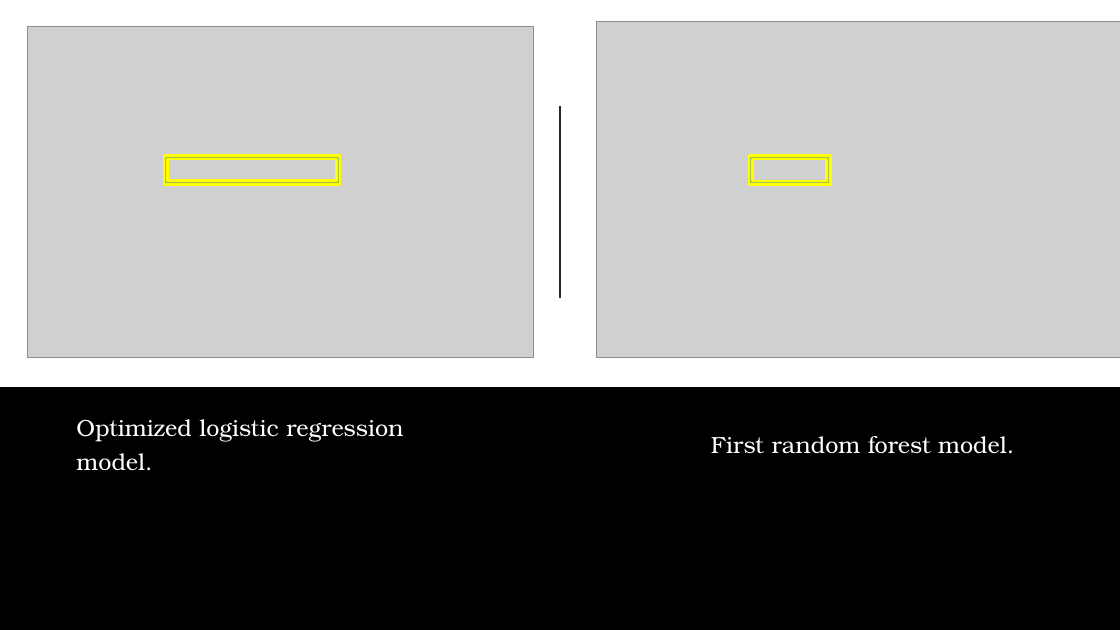
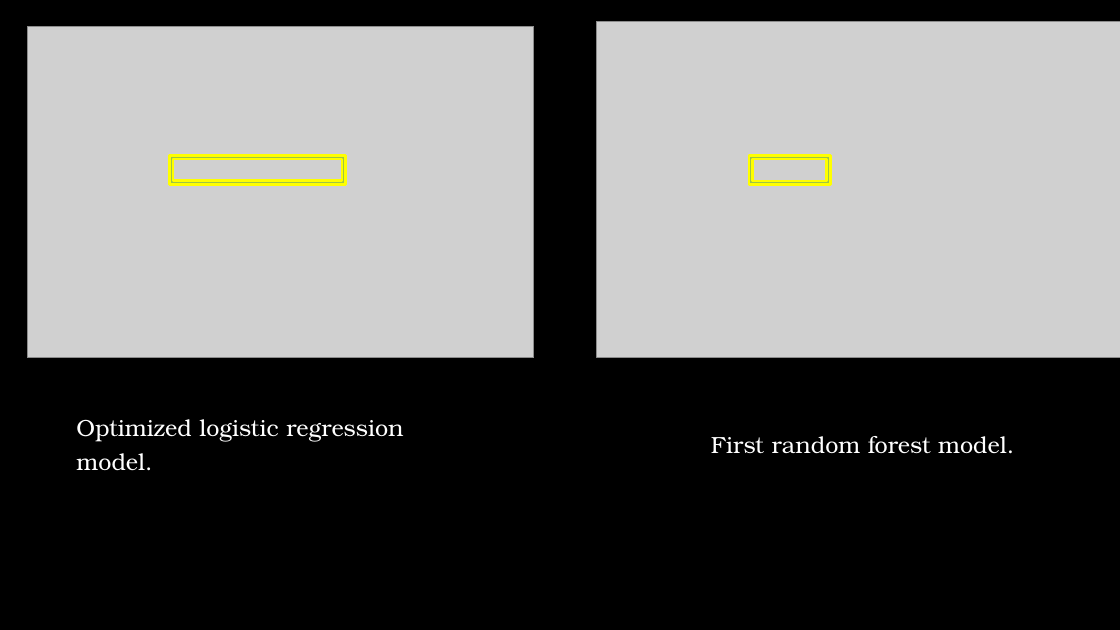
Before and after one commit to acollawn/Project_4, a slide deck: slide 5 of Predicting Diabetes.pptx. Drawn at 1120x630 pixels with LibreOffice and Linux fonts; fonts in the diff are those of the drawing; grey boxes stand for pictures; background and template pictures are left out. Boxes give left, top, right and bottom in pixels: in the first picture for what was removed or moved away, otherwise in the second. Text is boxed around its words. In the diff, an @@ line names an element or a change of style, - is before the commit and + after.

```diff
--- a/Predicting Diabetes.pptx
+++ b/Predicting Diabetes.pptx
@@ rectangle removed at box(0, 0, 1120, 387) @@
@@ line removed from (560, 106) to (560, 297) @@
@@ frame: place and size @@
-frame at box(164, 155, 340, 184)
+frame at box(170, 155, 346, 184)
```
Also in this commit, not shown: 6 other slides changed, 15 slides added.
